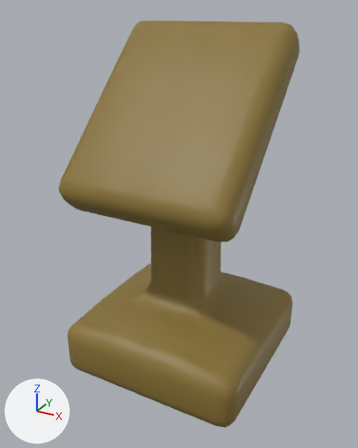
Two versions of the FBX model Assets/Models/3D_Edu/pedestal.fbx, one commit apart.
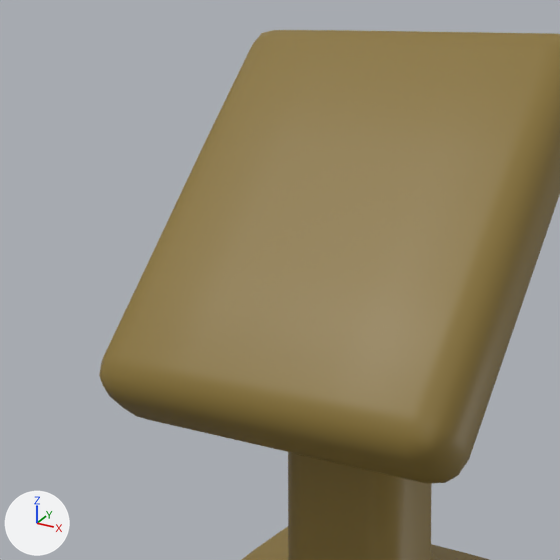
Old and new are each drawn whole from a 50 mm camera at (-8.162, -22.134, 2.957) aimed at (-9.576, -19.564, 1.672) and again close up on the part from 3% to 79% of the width and 1% to 62% of the height. The axes (+X, +Y, +Z) are drawn at lower left. The lights are the same throughout. Where no turn or scale is listed for an object, it has been applied to the vertices.

In view in the first close-up: 'Pedestal'.
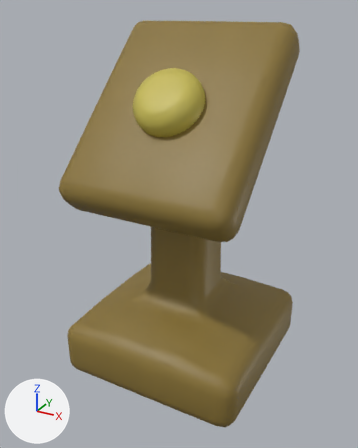
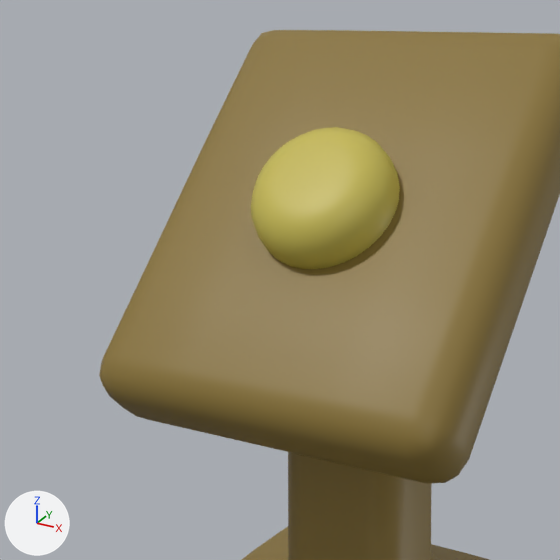
Patch to the scene script:
```diff
--- a/Assets/Models/3D_Edu/pedestal.fbx.py
+++ b/Assets/Models/3D_Edu/pedestal.fbx.py
@@ mat_pedestal_button @@
+mat_pedestal_button = principled_material('Pedestal_Button')
+mat_pedestal_button.base_color = (0.56, 0.483, 0.0855)  # yellow #c5b953
@@ me_cylinder @@
+me_cylinder.from_pydata(...)  # 320 vertices, 290 faces; spans x -0.205..0.205, y -0.182..0.182, z -0.182..0.182
+me_cylinder.materials.append(mat_pedestal_button)  # yellow #c5b953
@@ ob_button @@
+ob_button = bpy.data.objects.new('button', me_cylinder)
+ob_button.location = (-9.544, -19.736, 2.466)
```

Location of each change, [x1, y1, x2, y2] in pixels of the close-ups (560 x 560 px):
'button', added (yellow)
    after: [251, 127, 400, 269]
